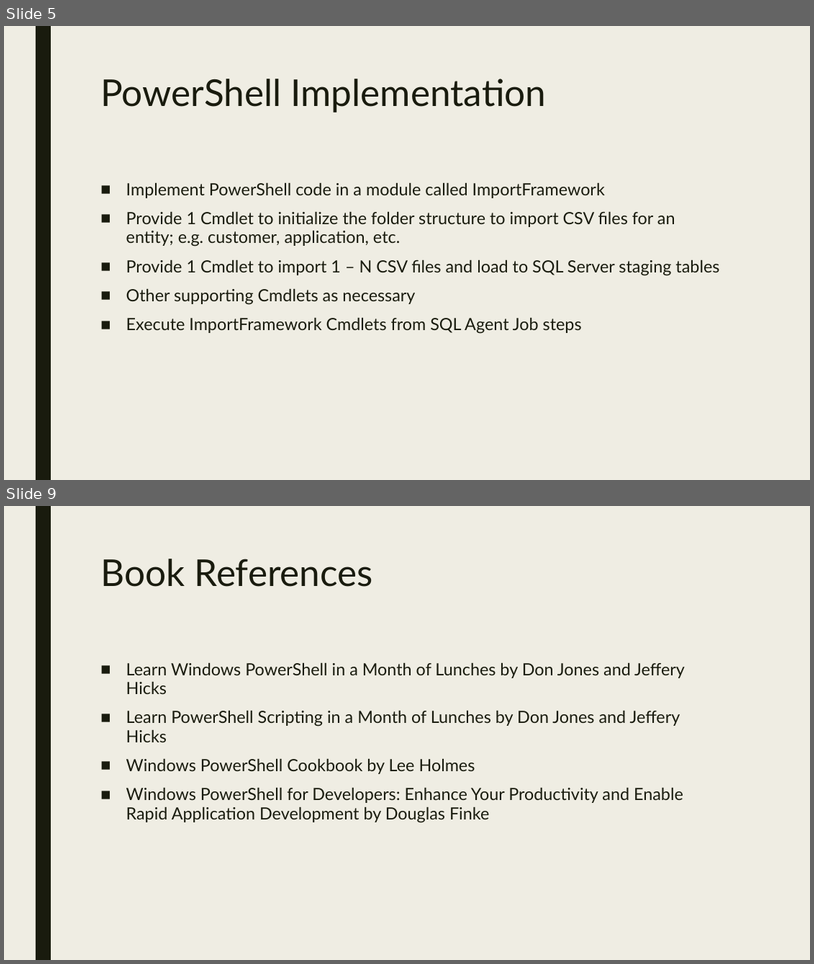
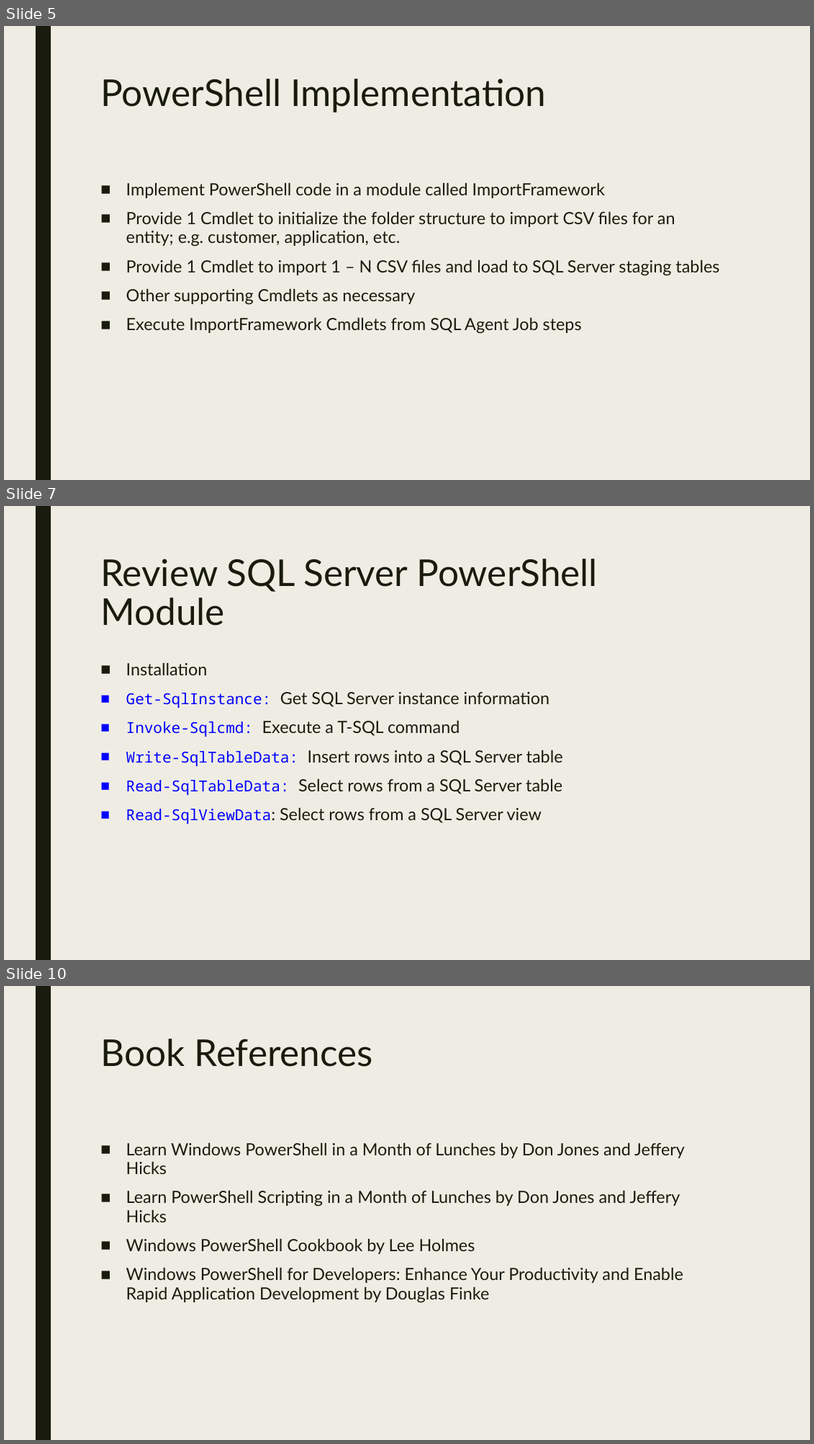
Before and after one commit to agent86ray/PowerShell-ETL-Framework, a slide deck: Powershell ETL framework.pptx. Shown one above the other, each under a label of ours: slides 5 and 9 before the commit, slides 5, 7 and 10 after it; the slides between them are not shown. The pictures are 814x964 and 814x1444 pixels, drawn with LibreOffice and Linux fonts; fonts in the diff are those of the drawing. Boxes give left, top, right and bottom in pixels: in the first picture for what was removed or moved away, otherwise in the second. Text is boxed around its words. In the diff, an @@ line names an element or a change of style, - is before the commit and + after.

```diff
--- a/Powershell ETL framework.pptx
+++ b/Powershell ETL framework.pptx
@@ slide 7 added at (4, 506, 810, 960), background #EFEDE3; not listed: 1 template element that a slide beside it also shows @@
@@ title added at (100, 559, 598, 626), 44 pt, text #191B0E @@
+Review SQL Server PowerShell Module
@@ text added at (126, 662, 563, 824), 20 pt, text #191B0E @@
+■ Installation
+■ Get-SqlInstance: Get SQL Server instance information
+■ Invoke-Sqlcmd: Execute a T-SQL command
+■ Write-SqlTableData: Insert rows into a SQL Server table
+■ Read-SqlTableData: Select rows from a SQL Server table
+■ Read-SqlViewData: Select rows from a SQL Server view
@@ what was slide 9 is now slide 10 @@
```
Also in this commit, not shown: 6 slides changed, 7 other files.
